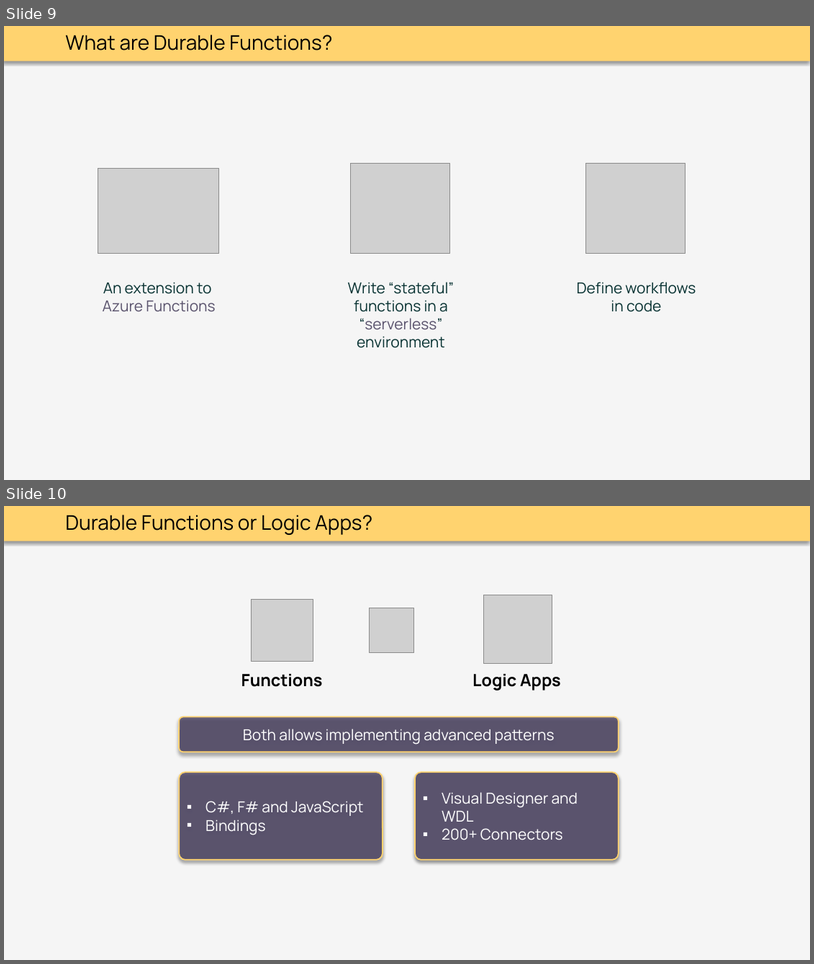
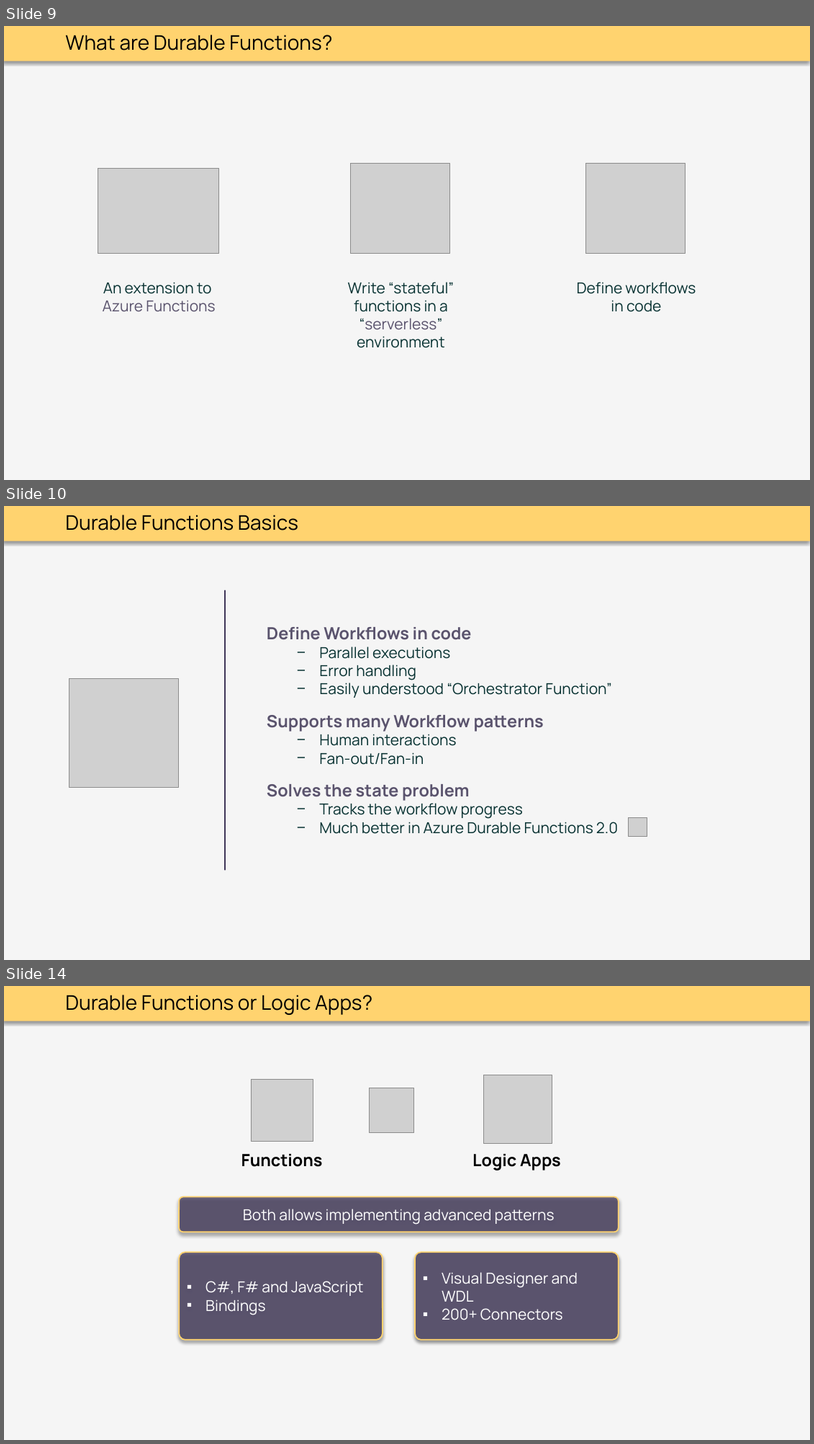
Before and after one commit to thoemmi/DurableFunctionsMeetupRosenheim, a slide deck: slides/Durable_Functions.pptx. Shown one above the other, each under a label of ours: slides 9 and 10 before the commit, slides 9, 10 and 14 after it; the slides between them are not shown. The pictures are 814x964 and 814x1444 pixels, drawn with LibreOffice and Linux fonts; fonts in the diff are those of the drawing; grey boxes stand for pictures. Boxes give left, top, right and bottom in pixels: in the first picture for what was removed or moved away, otherwise in the second. Text is boxed around its words. In the diff, an @@ line names an element or a change of style, - is before the commit and + after.

Commit message:
update slides

```diff
--- a/slides/Durable_Functions.pptx
+++ b/slides/Durable_Functions.pptx
@@ slide 10 added at box(4, 506, 810, 960), background #F5F5F5; not listed: 1 template element that a slide beside it also shows @@
@@ text added at box(65, 515, 298, 530), 24 pt, text #000000 @@
+Durable Functions Basics
@@ line added from (226, 591) to (226, 870), #3F3658 2 pt @@
@@ text added at box(267, 627, 612, 698), 18 pt, text #083232 @@
+Define Workflows in code
+  − Parallel executions
+  − Error handling
+  − Easily understood “Orchestrator Function”
@@ picture added at box(70, 678, 178, 788) @@
@@ text added at box(267, 715, 544, 764), 18 pt, text #083232 @@
+Supports many Workflow patterns
+  − Human interactions
+  − Fan-out/Fan-in
@@ text added at box(267, 784, 618, 834), 18 pt, text #083232 @@
+Solves the state problem
+  − Tracks the workflow progress
+  − Much better in Azure Durable Functions 2.0
@@ picture added at box(629, 817, 648, 836) @@
@@ what was slide 10 is now slide 14 @@
```
Also in this commit, not shown: 1 slide changed, 3 other slides added.
